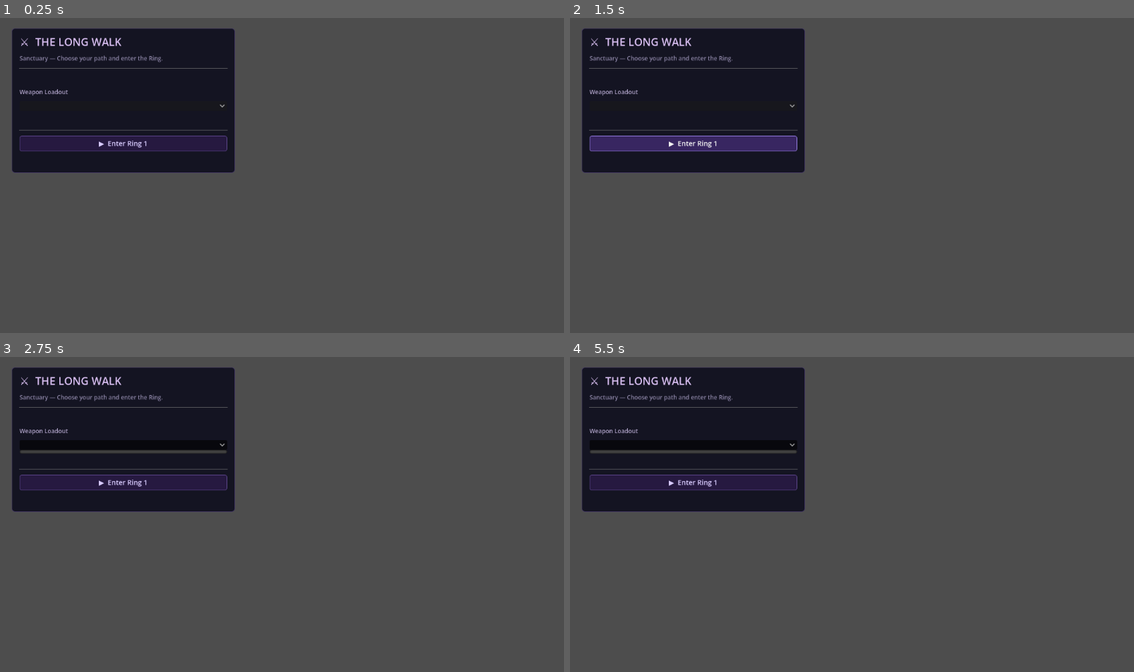
Above: before the commit, frames 1-4 (two rows, left to right).
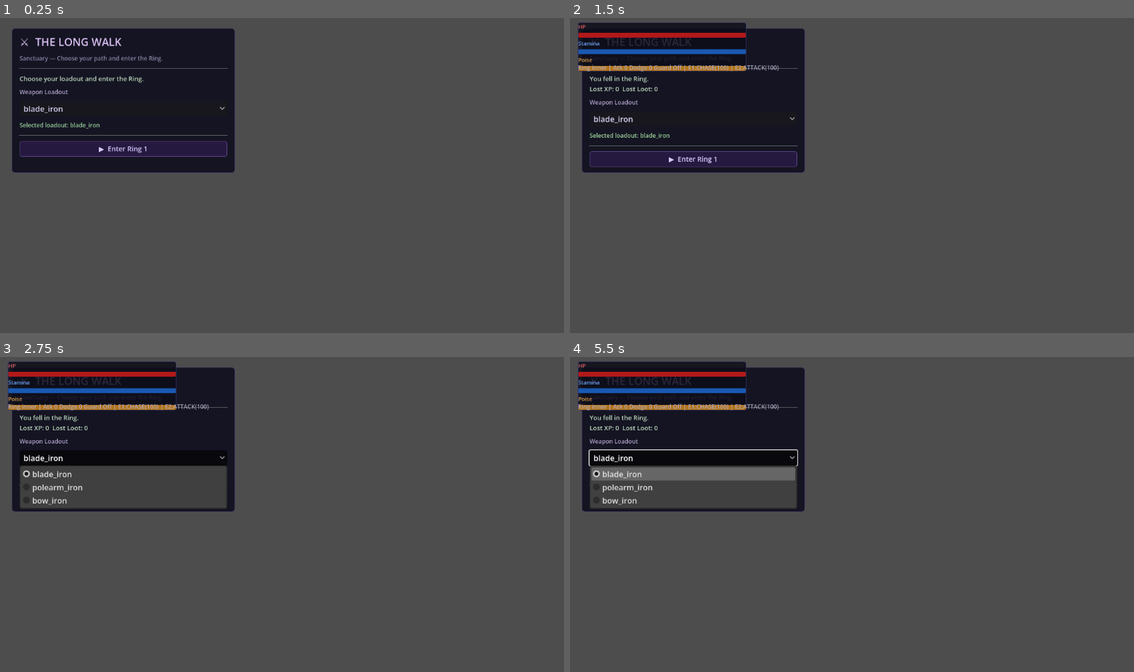
Above: after the commit, the same moments.

Repository: cbradshaw11/game-concept
Game: Godot game, scene res://scenes/main.tscn
The game is run twice, just before and just after one commit, with the same random seed, the same clock (stepped at 60 frames per second) and the same inputs.
Inputs (mouse positions are in pixels of both pictures, inside the frame that each line leads up to; where the layout moved, square brackets give the same spot in the first picture):
- Up to frame 1 (0.25 s): no input
- Up to frame 2 (1.5 s): click "▶ Enter Ring 1" at 0.5 s; click (694, 144) at 1.25 s, where only the run before the commit has a clickable "▶ Enter Ring 1"
- Up to frame 3 (2.75 s): click (124, 457) [124, 445] at 2 s
- Up to frame 4 (5.5 s): tap Enter (ui_accept) at 2.75, 3.02, 3.5, 3.77, 4.25, 5, 5.27 s; hold Right (ui_right) 2.78-3.53 s; hold Down (ui_down) 3.53-4.28 s; hold Right (ui_right) 4.28-5.03 s; hold Up (ui_up) from 5.03 s (still down)

The runs differ from the first frame. In frame 1, 2.0% of the frame differs, in the area x 3-41%, y 18-45%; in frame 2, 6.9%; in frame 3, 8.4%; in frame 4, 8.6%, in the area x 1-41%, y 1-49%.
Error before the commit: Parse Error: Class "GameState" hides an autoload singleton. (res://autoload/game_state.gd:2)

Commit message:
feat: [M15-T1-T9] audio generation, Ring 2 data, vendor system, AudioManager autoload
- gen_audio.py: generates 7 SFX + 2 ambient music tracks using scipy/numpy
- game/assets/audio/: sfx_attack, sfx_hit, sfx_dodge, sfx_guard, sfx_death, sfx_victory, sfx_ui_click + music_combat + music_sanctuary (.wav)
- game/assets/backgrounds/arena_bg_mid.png: darker background for Ring 2
- rings.json: add contract_target and unlock_condition fields; mid ring xp/loot multiplier 1.5x
- vendor_upgrades.json: iron_will, swift_feet, sharp_edge, iron_poise (4 upgrades)
- game_state.gd: extractions_by_ring, vendor_upgrades, run_history tracking; is_ring_unlocked(), purchase_upgrade()
- data_store.gd: load vendor_upgrades.json; typed lookup helpers
- audio_manager.gd: AudioManager autoload for SFX/music playback
- vendor_system.gd: purchase logic, stat bonus calculation
- ring_director.gd: fix type inference parse error (template var)

Diff:
--- /dev/null
+++ b/game/autoload/audio_manager.gd
@@ -0,0 +1,87 @@
+extends Node
+# class_name omitted — autoload singleton accessed via "AudioManager" globally
+
+## AudioManager — plays SFX and ambient music throughout the game.
+## Loaded as an autoload. All other scripts call AudioManager.play_sfx() etc.
+
+const SFX_DIR := "res://assets/audio/"
+const MUSIC_DIR := "res://assets/audio/"
+
+var _sfx_player: AudioStreamPlayer
+var _music_player: AudioStreamPlayer
+var _current_music: String = ""
+
+# Preload SFX streams lazily (cache after first load)
+var _sfx_cache: Dictionary = {}
+
+func _ready() -> void:
+	_sfx_player = AudioStreamPlayer.new()
+	_sfx_player.bus = "Master"
+	add_child(_sfx_player)
+
+	_music_player = AudioStreamPlayer.new()
+	_music_player.bus = "Master"
+	_music_player.volume_db = -6.0
+	add_child(_music_player)
+
+# ── SFX ──────────────────────────────────────────────────────────────────────
+
+func play_sfx(name: String) -> void:
+	var stream := _get_sfx_stream(name)
+	if stream == null:
+		return
+	_sfx_player.stream = stream
+	_sfx_player.play()
+
+func _get_sfx_stream(name: String) -> AudioStream:
+	if _sfx_cache.has(name):
+		return _sfx_cache[name]
+	var path := SFX_DIR + name
+	if not ResourceLoader.exists(path):
+		push_warning("AudioManager: sfx not found: %s" % path)
+		return null
+	var stream: AudioStream = load(path)
+	_sfx_cache[name] = stream
+	return stream
+
+# Convenience helpers
+func play_attack() -> void:   play_sfx("sfx_attack.wav")
+func play_hit() -> void:      play_sfx("sfx_hit.wav")
+func play_dodge() -> void:    play_sfx("sfx_dodge.wav")
+func play_guard() -> void:    play_sfx("sfx_guard.wav")
+func play_death() -> void:    play_sfx("sfx_death.wav")
+func play_victory() -> void:  play_sfx("sfx_victory.wav")
+func play_ui_click() -> void: play_sfx("sfx_ui_click.wav")
+
+# ── Music ─────────────────────────────────────────────────────────────────────
+
+func play_music(filename: String, loop: bool = true) -> void:
+	if _current_music == filename:
+		return
+	_current_music = filename
+	var path := MUSIC_DIR + filename
+	if not ResourceLoader.exists(path):
+		push_warning("AudioManager: music not found: %s" % path)
+		return
+	var stream: AudioStream = load(path)
+	if stream is AudioStreamWAV:
+		var wav := stream as AudioStreamWAV
+		wav.loop_mode = AudioStreamWAV.LOOP_FORWARD if loop else AudioStreamWAV.LOOP_DISABLED
+	_music_player.stream = stream
+	_music_player.play()
+
+func play_combat_music() -> void:
+	play_music("music_combat.wav")
+
+func play_sanctuary_music() -> void:
+	play_music("music_sanctuary.wav")
+
+func stop_music() -> void:
+	_current_music = ""
+	_music_player.stop()
+
+func set_music_volume(db: float) -> void:
+	_music_player.volume_db = db
+
+func set_sfx_volume(db: float) -> void:
+	_sfx_player.volume_db = db
--- a/game/autoload/data_store.gd
+++ b/game/autoload/data_store.gd
@@ -1,10 +1,11 @@
 extends Node
-class_name DataStore
+# class_name omitted — autoload singleton accessed via "DataStore" globally
 
 var rings: Dictionary = {}
 var enemies: Dictionary = {}
 var weapons: Dictionary = {}
 var encounter_templates: Dictionary = {}
+var vendor_upgrades: Dictionary = {}
 
 func _ready() -> void:
 	load_data()
@@ -14,6 +15,7 @@
 	enemies = _load_json("res://data/enemies.json")
 	weapons = _load_json("res://data/weapons.json")
 	encounter_templates = _load_json("res://data/encounter_templates.json")
+	vendor_upgrades = _load_json("res://data/vendor_upgrades.json")
 
 func _load_json(path: String) -> Dictionary:
 	if not FileAccess.file_exists(path):
@@ -25,3 +27,27 @@
 		push_error("Invalid json dictionary for: %s" % path)
 		return {}
 	return parsed
+
+# ── Typed Lookups ────────────────────────────────────────────────────────────
+
+func get_ring(ring_id: String) -> Dictionary:
+	for ring in rings.get("rings", []):
+		if str(ring.get("id", "")) == ring_id:
+			return ring
+	return {}
+
+func get_enemies_for_ring(ring_id: String) -> Array:
+	var result: Array = []
+	for enemy in enemies.get("enemies", []):
+		if ring_id in enemy.get("rings", []):
+			result.append(enemy)
+	return result
+
+func get_vendor_upgrades() -> Array:
+	return vendor_upgrades.get("vendor_upgrades", [])
+
+func get_vendor_upgrade(upgrade_id: String) -> Dictionary:
+	for upg in get_vendor_upgrades():
+		if str(upg.get("id", "")) == upgrade_id:
+			return upg
+	return {}
--- a/game/autoload/game_state.gd
+++ b/game/autoload/game_state.gd
@@ -1,5 +1,5 @@
 extends Node
-class_name GameState
+# class_name omitted — autoload singleton accessed via "GameState" globally
 
 const Telemetry = preload("res://scripts/systems/telemetry.gd")
 
@@ -7,6 +7,7 @@
 signal encounter_completed(reward_xp: int, reward_loot: int)
 signal extracted(total_xp: int, total_loot: int)
 signal player_died()
+signal vendor_upgrade_purchased(upgrade_id: String)
 
 var current_ring: String = "sanctuary"
 var active_seed: int = 0
@@ -16,6 +17,17 @@
 var unbanked_loot: int = 0
 var telemetry := Telemetry.new()
 
+# Permanent progression — persists across runs
+# extractions_by_ring: { "inner": 2, "mid": 0, ... }
+var extractions_by_ring: Dictionary = {}
+# vendor_upgrades: { "iron_will": 0, "swift_feet": 1, ... } (purchase counts)
+var vendor_upgrades: Dictionary = {}
+
+# Run history — last 20 entries
+var run_history: Array = []
+
+const MAX_HISTORY := 20
+
 func default_save_state() -> Dictionary:
 	return {
 		"banked_xp": 0,
@@ -23,6 +35,9 @@
 		"unbanked_xp": 0,
 		"unbanked_loot": 0,
 		"current_ring": "sanctuary",
+		"extractions_by_ring": {},
+		"vendor_upgrades": {},
+		"run_history": [],
 	}
 
 func to_save_state() -> Dictionary:
@@ -32,6 +47,9 @@
 		"unbanked_xp": unbanked_xp,
 		"unbanked_loot": unbanked_loot,
 		"current_ring": current_ring,
+		"extractions_by_ring": extractions_by_ring.duplicate(true),
+		"vendor_upgrades": vendor_upgrades.duplicate(true),
+		"run_history": run_history.duplicate(true),
 	}
 
 func apply_save_state(data: Dictionary) -> void:
@@ -40,6 +58,12 @@
 	unbanked_xp = int(data.get("unbanked_xp", 0))
 	unbanked_loot = int(data.get("unbanked_loot", 0))
 	current_ring = str(data.get("current_ring", "sanctuary"))
+	var ebr: Variant = data.get("extractions_by_ring", {})
+	extractions_by_ring = ebr if typeof(ebr) == TYPE_DICTIONARY else {}
+	var vu: Variant = data.get("vendor_upgrades", {})
+	vendor_upgrades = vu if typeof(vu) == TYPE_DICTIONARY else {}
+	var rh: Variant = data.get("run_history", [])
+	run_history = rh if typeof(rh) == TYPE_ARRAY else []
 
 func start_run(seed: int, ring_id: String) -> void:
 	active_seed = seed
@@ -67,6 +91,14 @@
 	var event_ring := current_ring
 	banked_xp += unbanked_xp
 	banked_loot += unbanked_loot
+
+	# Track extraction per ring
+	var prev_count: int = int(extractions_by_ring.get(event_ring, 0))
+	extractions_by_ring[event_ring] = prev_count + 1
+
+	# Record run history entry
+	_add_history_entry(event_ring, true)
+
 	unbanked_xp = 0
 	unbanked_loot = 0
 	current_ring = "sanctuary"
@@ -82,6 +114,10 @@
 	var event_ring := current_ring
 	unbanked_xp = int(unbanked_xp * 0.5)
 	unbanked_loot = 0
+
+	# Record run history entry (failed)
+	_add_history_entry(event_ring, false)
+
 	current_ring = "sanctuary"
 	telemetry.log_event("player_died", {
 		"seed": active_seed,
@@ -90,5 +126,64 @@
 	})
 	player_died.emit()
 
+func has_extracted_from(ring_id: String) -> bool:
+	return int(extractions_by_ring.get(ring_id, 0)) > 0
+
+func get_extractions_from(ring_id: String) -> int:
+	return int(extractions_by_ring.get(ring_id, 0))
+
+func is_ring_unlocked(ring_id: String, rings_data: Dictionary) -> bool:
+	var rings: Array = rings_data.get("rings", [])
+	for ring in rings:
+		if str(ring.get("id", "")) == ring_id:
+			var condition := str(ring.get("unlock_condition", ""))
+			if condition == "":
+				return true
+			if condition == "extracted_inner_once":
+				return has_extracted_from("inner")
+			# Generic: "extracted_<ring>_once"
+			if condition.begins_with("extracted_") and condition.ends_with("_once"):
+				var req_ring := condition.substr(10, condition.length() - 15)
+				return has_extracted_from(req_ring)
+			return false
+	# Ring not found
+	return false
+
+# ── Vendor ────────────────────────────────────────────────────────────────────
+
+func get_upgrade_level(upgrade_id: String) -> int:
+	return int(vendor_upgrades.get(upgrade_id, 0))
+
+func purchase_upgrade(upgrade_id: String, cost: int) -> bool:
+	if banked_loot < cost:
+		return false
+	banked_loot -= cost
+	vendor_upgrades[upgrade_id] = int(vendor_upgrades.get(upgrade_id, 0)) + 1
+	telemetry.log_event("vendor_purchase", {
+		"upgrade_id": upgrade_id,
+		"cost": cost,
+		"banked_loot_remaining": banked_loot,
+	})
+	vendor_upgrade_purchased.emit(upgrade_id)
+	return true
+
 func set_telemetry_enabled(enabled: bool) -> void:
 	telemetry.enabled = enabled
+
+# ── Run History ───────────────────────────────────────────────────────────────
+
+func _add_history_entry(ring_id: String, extracted_ok: bool) -> void:
+	var entry := {
+		"ring": ring_id,
+		"seed": active_seed,
+		"unbanked_xp": unbanked_xp,
+		"unbanked_loot": unbanked_loot,
+		"extracted": extracted_ok,
+		"timestamp": Time.get_unix_time_from_system(),
+	}
+	run_history.append(entry)
+	if run_history.size() > MAX_HISTORY:
+		run_history = run_history.slice(run_history.size() - MAX_HISTORY)
+
+func get_run_history() -> Array:
+	return run_history.duplicate(true)
--- a/game/data/rings.json
+++ b/game/data/rings.json
@@ -14,15 +14,19 @@
       "combat_enabled": true,
       "xp_multiplier": 1.0,
       "loot_multiplier": 1.0,
+      "contract_target": 3,
       "description": "Low threat frontier with basic enemies."
     },
     {
       "id": "mid",
       "index": 2,
       "combat_enabled": true,
-      "xp_multiplier": 1.35,
-      "loot_multiplier": 1.45,
-      "description": "Mixed packs and hazard pressure."
+      "xp_multiplier": 1.5,
+      "loot_multiplier": 1.5,
+      "contract_target": 4,
+      "unlock_condition": "extracted_inner_once",
+      "description": "The Mid Reaches — mixed packs, ranged threats, higher stakes.",
+      "background": "arena_bg_mid.png"
     },
     {
       "id": "outer",
@@ -30,6 +34,7 @@
       "combat_enabled": true,
       "xp_multiplier": 1.85,
       "loot_multiplier": 2.2,
+      "contract_target": 5,
       "description": "Elite threats and Warden approach path."
     }
   ]
--- /dev/null
+++ b/game/data/vendor_upgrades.json
@@ -0,0 +1,40 @@
+{
+  "vendor_upgrades": [
+    {
+      "id": "iron_will",
+      "name": "Iron Will",
+      "description": "+20 max HP",
+      "cost": 50,
+      "max_level": 3,
+      "stat": "max_hp",
+      "bonus_per_level": 20
+    },
+    {
+      "id": "swift_feet",
+      "name": "Swift Feet",
+      "description": "+10 max stamina",
+      "cost": 40,
+      "max_level": 3,
+      "stat": "max_stamina",
+      "bonus_per_level": 10
+    },
+    {
+      "id": "sharp_edge",
+      "name": "Sharp Edge",
+      "description": "+15% attack damage",
+      "cost": 60,
+      "max_level": 3,
+      "stat": "attack_damage_pct",
+      "bonus_per_level": 15
+    },
+    {
+      "id": "iron_poise",
+      "name": "Iron Poise",
+      "description": "+20 max poise",
+      "cost": 45,
+      "max_level": 3,
+      "stat": "max_poise",
+      "bonus_per_level": 20
+    }
+  ]
+}
--- a/game/project.godot
+++ b/game/project.godot
@@ -8,6 +8,7 @@
 [autoload]
 GameState="*res://autoload/game_state.gd"
 DataStore="*res://autoload/data_store.gd"
+AudioManager="*res://autoload/audio_manager.gd"
 
 [rendering]
 renderer/rendering_method="forward_plus"
--- a/game/scripts/systems/ring_director.gd
+++ b/game/scripts/systems/ring_director.gd
@@ -59,7 +59,7 @@
 
 	var rng := RandomNumberGenerator.new()
 	rng.seed = _combine_seed(seed, ring_id)
-	var template := ring_templates[rng.randi_range(0, ring_templates.size() - 1)]
+	var template: Dictionary = ring_templates[rng.randi_range(0, ring_templates.size() - 1)]
 
 	var selected: Array = []
 	for enemy_id in template.get("enemy_ids", []):
--- /dev/null
+++ b/game/scripts/systems/vendor_system.gd
@@ -0,0 +1,52 @@
+extends RefCounted
+class_name VendorSystem
+
+## Handles vendor purchase logic and stat bonus calculation.
+## Reads upgrade definitions from DataStore.vendor_upgrades.
+## Persists purchase state through GameState.vendor_upgrades.
+
+func get_available_upgrades() -> Array:
+	return DataStore.get_vendor_upgrades()
+
+func can_purchase(upgrade_id: String) -> bool:
+	var upg := DataStore.get_vendor_upgrade(upgrade_id)
+	if upg.is_empty():
+		return false
+	var cost := int(upg.get("cost", 9999))
+	var max_level := int(upg.get("max_level", 1))
+	var current_level := GameState.get_upgrade_level(upgrade_id)
+	return current_level < max_level and GameState.banked_loot >= cost
+
+func purchase(upgrade_id: String) -> bool:
+	var upg := DataStore.get_vendor_upgrade(upgrade_id)
+	if upg.is_empty():
+		return false
+	var cost := int(upg.get("cost", 9999))
+	var max_level := int(upg.get("max_level", 1))
+	var current_level := GameState.get_upgrade_level(upgrade_id)
+	if current_level >= max_level:
+		return false
+	return GameState.purchase_upgrade(upgrade_id, cost)
+
+func get_stat_bonus(stat: String) -> float:
+	"""Return total bonus for a given stat from all purchased vendor upgrades."""
+	var total := 0.0
+	for upg in DataStore.get_vendor_upgrades():
+		if str(upg.get("stat", "")) == stat:
+			var upg_id := str(upg.get("id", ""))
+			var level := GameState.get_upgrade_level(upg_id)
+			var bonus_per_level := float(upg.get("bonus_per_level", 0))
+			total += level * bonus_per_level
+	return total
+
+func get_max_hp_bonus() -> int:
+	return int(get_stat_bonus("max_hp"))
+
+func get_max_stamina_bonus() -> int:
+	return int(get_stat_bonus("max_stamina"))
+
+func get_max_poise_bonus() -> int:
+	return int(get_stat_bonus("max_poise"))
+
+func get_attack_damage_pct_bonus() -> float:
+	return get_stat_bonus("attack_damage_pct")
Binary file added: game/assets/backgrounds/arena_bg_mid.png
Not shown, added: game/assets/audio/music_combat.wav
Not shown, added: game/assets/audio/music_sanctuary.wav
Not shown, added: game/assets/audio/sfx_attack.wav
Not shown, added: game/assets/audio/sfx_death.wav
Not shown, added: game/assets/audio/sfx_dodge.wav
Not shown, added: game/assets/audio/sfx_guard.wav
Not shown, added: game/assets/audio/sfx_hit.wav
Not shown, added: game/assets/audio/sfx_ui_click.wav
Not shown, added: game/assets/audio/sfx_victory.wav
Not shown, added: scripts/tools/gen_audio.py
